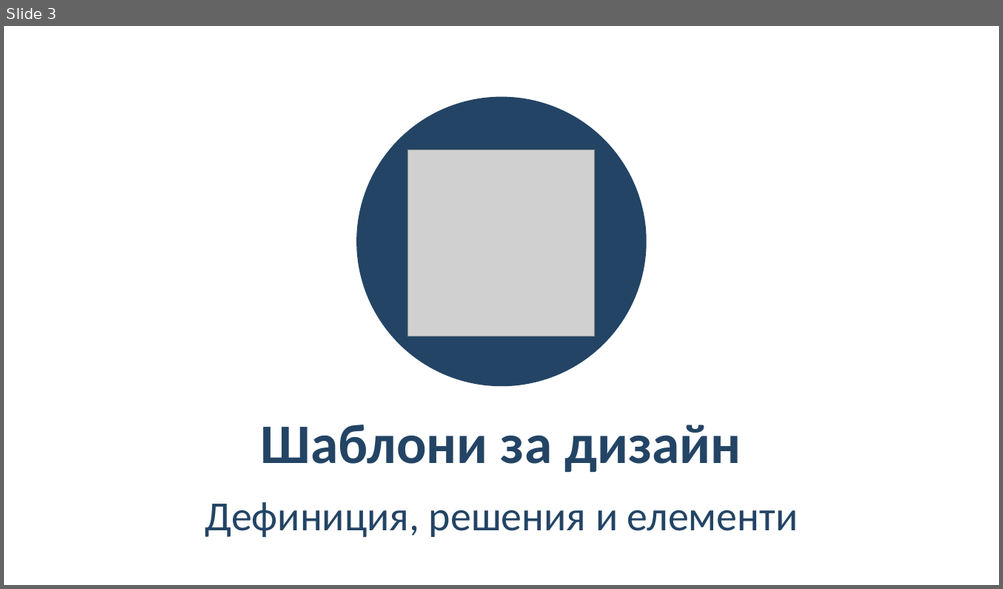
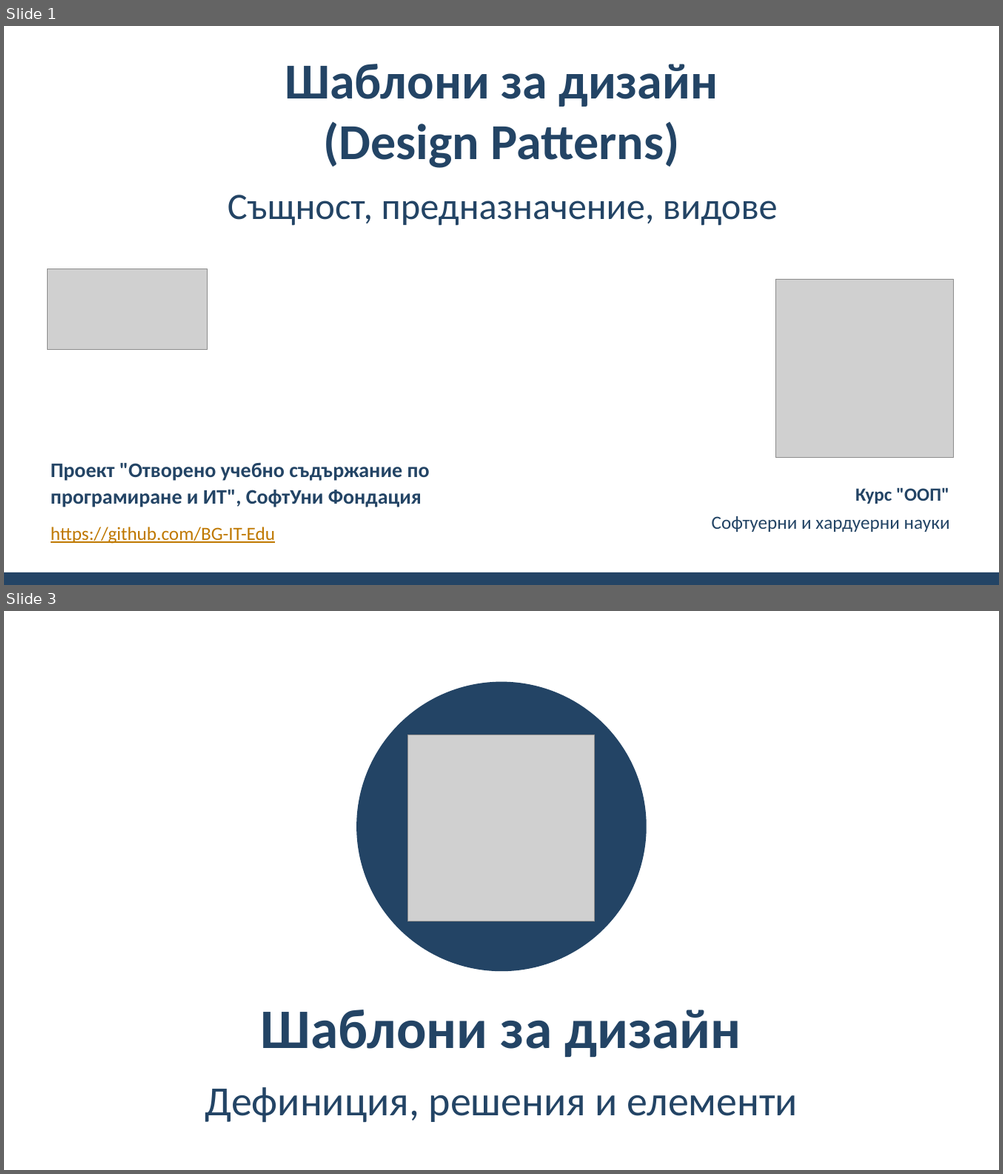
Before and after one commit to BG-IT-Edu/School-Programming, a slide deck: Courses/Software-Sciences/Module-1-OOP/14-Design-Patterns/14-Design-Patterns.pptx. Shown one above the other, each under a label of ours: slide 3 before the commit, slides 1 and 3 after it; the slides between them are not shown. The pictures are 1003x589 and 1003x1174 pixels, drawn with LibreOffice and Linux fonts; fonts in the diff are those of the drawing; grey boxes stand for pictures; background and template pictures are left out. Boxes give left, top, right and bottom in pixels: in the first picture for what was removed or moved away, otherwise in the second. Text is boxed around its words. In the diff, an @@ line names an element or a change of style, - is before the commit and + after.

Commit message:
Added status labels + fixes for design patterns

```diff
--- a/Courses/Software-Sciences/Module-1-OOP/14-Design-Patterns/14-Design-Patterns.pptx
+++ b/Courses/Software-Sciences/Module-1-OOP/14-Design-Patterns/14-Design-Patterns.pptx
@@ slide 1 added at (x1=4, y1=26, x2=999, y2=585), background #FFFFFF @@
@@ title added at (x1=284, y1=64, x2=717, y2=168), 48.6 pt, text #234465, bold @@
+Шаблони за дизайн
+(Design Patterns)
@@ subtitle added at (x1=227, y1=195, x2=777, y2=226), 36 pt, text #234465 @@
+Същност, предназначение, видове
@@ picture added at (x1=47, y1=269, x2=207, y2=350) @@
@@ picture added at (x1=776, y1=280, x2=954, y2=458) @@
@@ text added at (x1=51, y1=463, x2=430, y2=508), 20 pt, text #234465, bold @@
+Проект "Отворено учебно съдържание по програмиране и ИТ", СофтУни Фондация
@@ text added at (x1=855, y1=488, x2=949, y2=504), 18 pt, text #234465, bold @@
+Курс "ООП"
@@ text added at (x1=51, y1=527, x2=275, y2=544), 18 pt, text #BF7800, underline @@
+https://github.com/BG-IT-Edu
@@ text added at (x1=711, y1=517, x2=950, y2=532), 18 pt, text #234465 @@
+Софтуерни и хардуерни науки
@@ rectangle added at (x1=4, y1=573, x2=999, y2=585), fill #234465 @@
```
Also in this commit, not shown: 38 slides changed, 2 other slides added, 3 slides removed, 1 other file.
